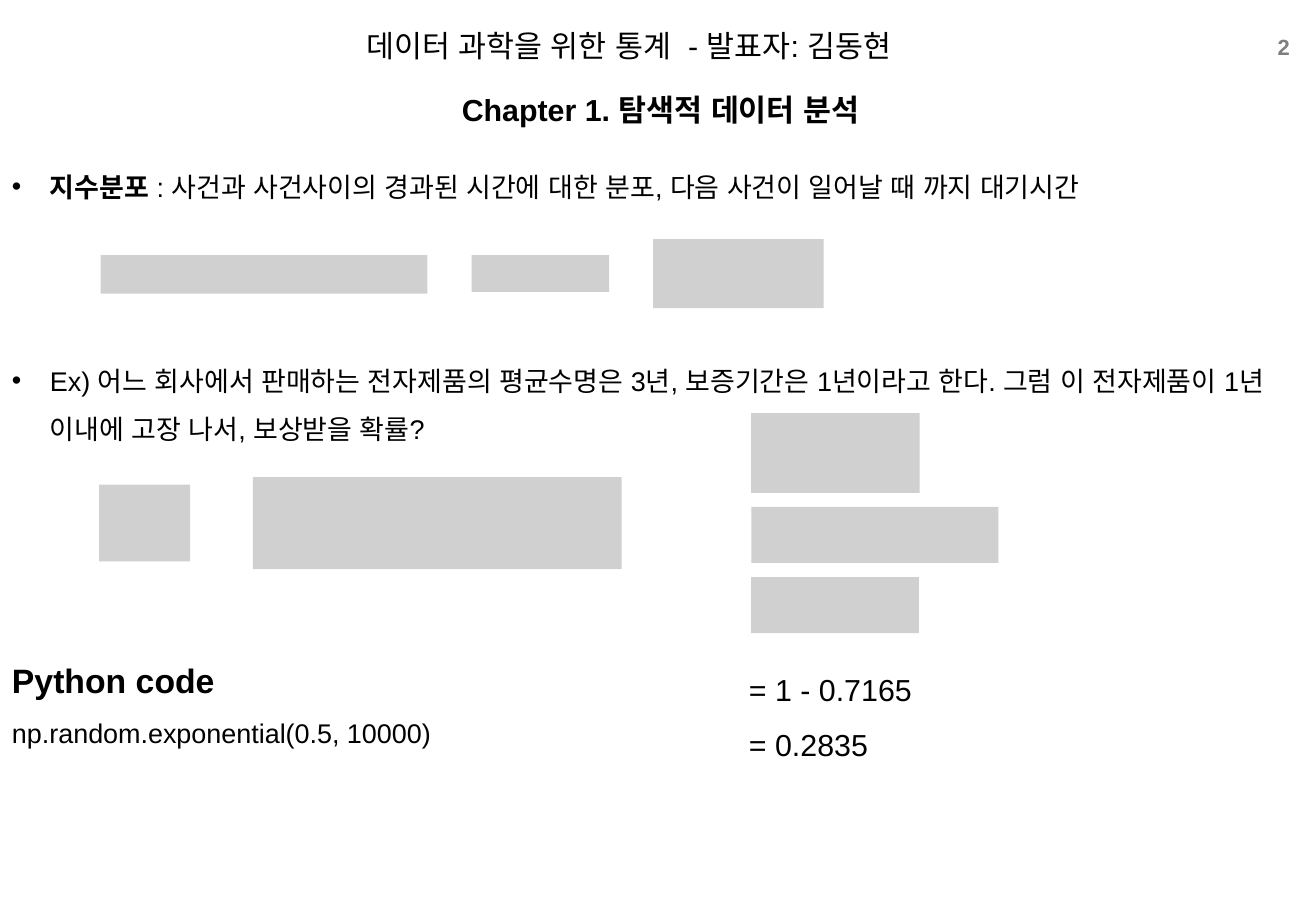
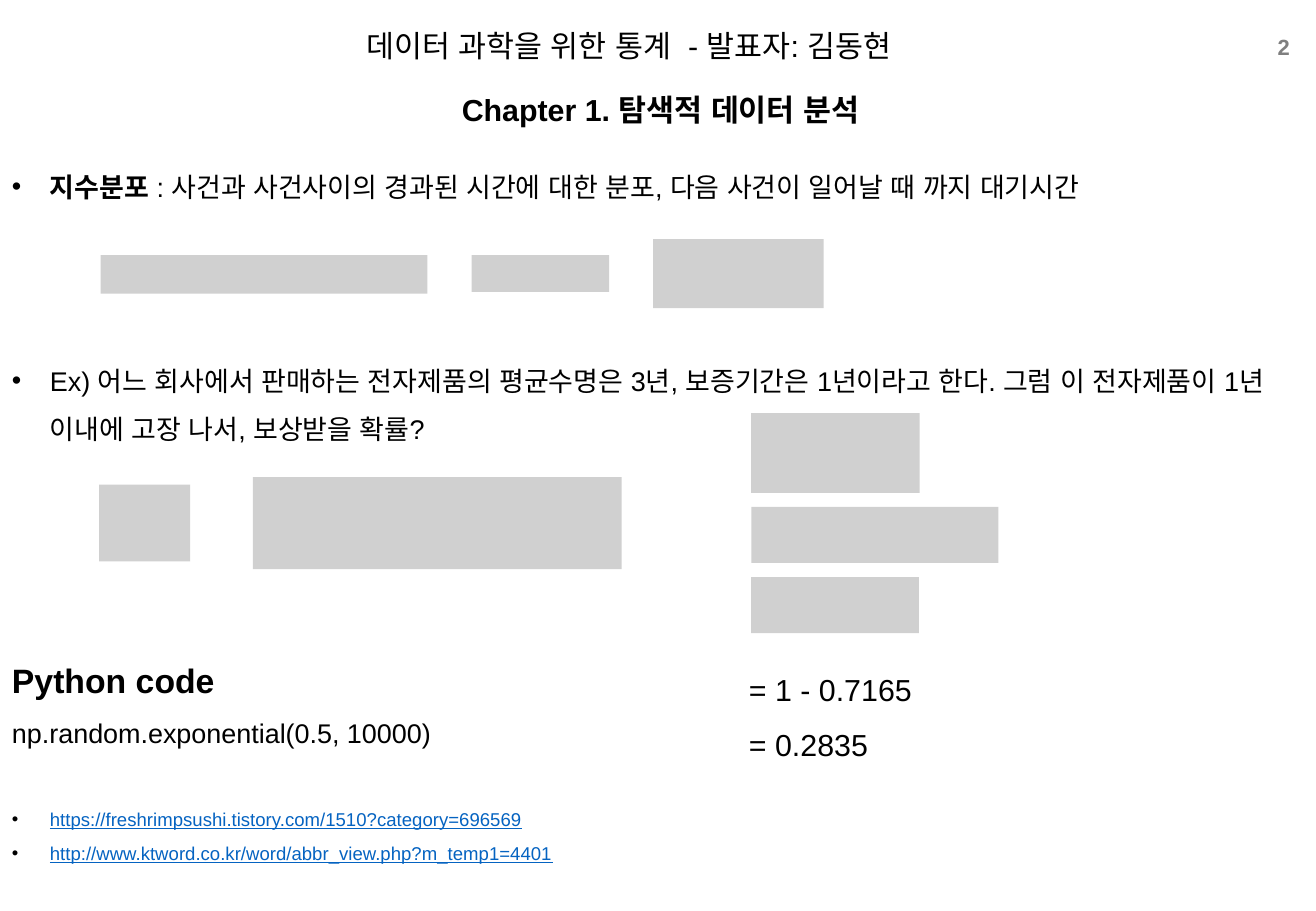
Before and after one commit to xddongx/flexink, a slide deck: slide 2 of study/ppt/[스터디]2.10푸아송_KDH.pptx. Drawn at 1316x911 pixels with LibreOffice and Linux fonts; fonts in the diff are those of the drawing; grey boxes stand for pictures; background and template pictures are left out. Boxes give left, top, right and bottom in pixels: in the first picture for what was removed or moved away, otherwise in the second. Text is boxed around its words. In the diff, an @@ line names an element or a change of style, - is before the commit and + after.

```diff
--- a/study/ppt/[스터디]2.10푸아송_KDH.pptx
+++ b/study/ppt/[스터디]2.10푸아송_KDH.pptx
@@ text at bbox=[50, 812, 552, 864]: paragraphs added @@
+• https://freshrimpsushi.tistory.com/1510?category=696569
+• http://www.ktword.co.kr/word/abbr_view.php?m_temp1=4401
```
Also in this commit, not shown: 1 other slide changed.
